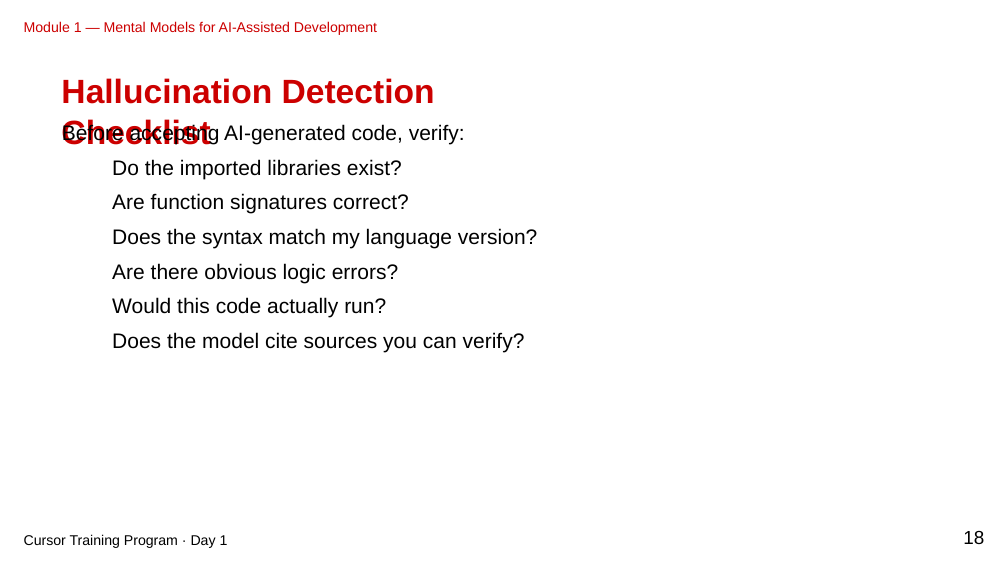
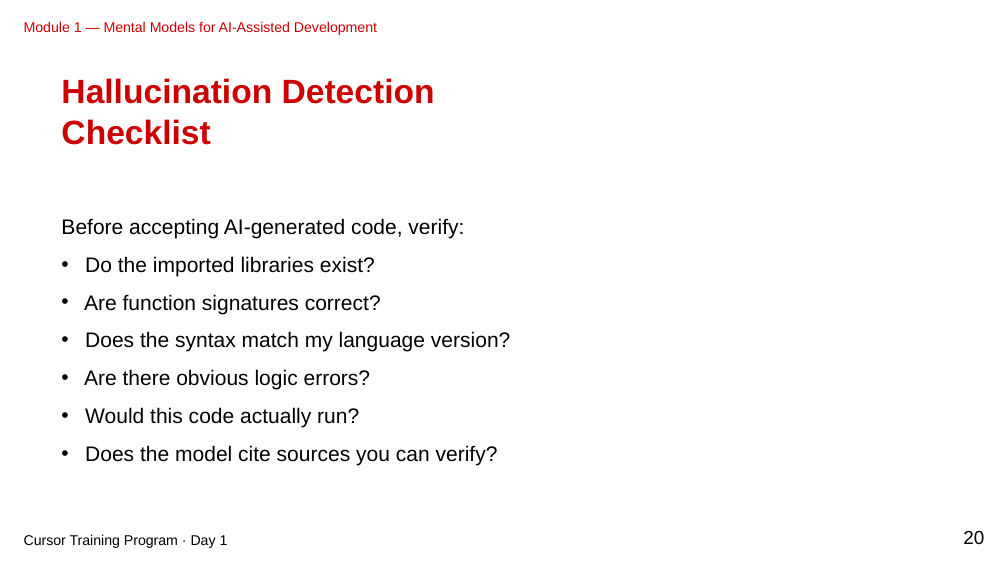
Before and after one commit to gjkaur/cursor_documentation, a slide deck: slide 20 of slides/module-01-marp-editable-clean.pptx (slide 18 before the commit). Drawn at 1008x567 pixels with LibreOffice and Linux fonts; fonts in the diff are those of the drawing. Boxes give left, top, right and bottom in pixels: in the first picture for what was removed or moved away, otherwise in the second. Text is boxed around its words. In the diff, an @@ line names an element or a change of style, - is before the commit and + after.

```diff
--- a/slides/module-01-marp-editable-clean.pptx
+++ b/slides/module-01-marp-editable-clean.pptx
@@ text removed at bbox=[62, 123, 465, 144] @@
-Before accepting AI-generated code, verify:
@@ text removed at bbox=[112, 159, 402, 179] @@
-Do the imported libraries exist?
@@ text removed at bbox=[112, 193, 409, 214] @@
-Are function signatures correct?
@@ text added at bbox=[61, 218, 510, 465], 20 pt, text #000000 @@
+Before accepting AI-generated code, verify:
+• Do the imported libraries exist?
+• Are function signatures correct?
+• Does the syntax match my language version?
+• Are there obvious logic errors?
+• Would this code actually run?
+• Does the model cite sources you can verify?
@@ text removed at bbox=[112, 228, 537, 248] @@
-Does the syntax match my language version?
@@ text removed at bbox=[112, 263, 399, 283] @@
-Are there obvious logic errors?
@@ text removed at bbox=[112, 297, 386, 318] @@
-Would this code actually run?
@@ text removed at bbox=[112, 332, 525, 353] @@
-Does the model cite sources you can verify?
@@ text at bbox=[963, 530, 984, 544]: text changed @@
-18
+20
```
Also in this commit, not shown: 49 other slides changed, 7 slides added, 36 other files.
